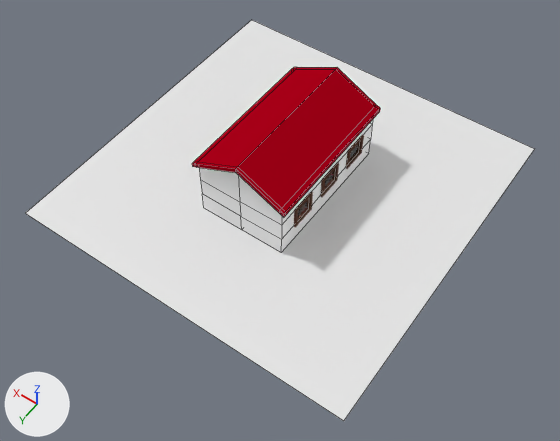
The Blender file 01-Models/ER_Fabrik.blend, before and after one commit.
One viewpoint serves both versions: a 50 mm camera at (-18.8, 27.3, 38.1) aimed at (-1.6, 3.1, 0.2). Lighting does not change. The marker at lower left points along +X, +Y and +Z. Mesh edges are drawn as thin lines on the coarser meshes.

The first picture shows 'Boden', 'Fenster', 'Wände und Dach'.
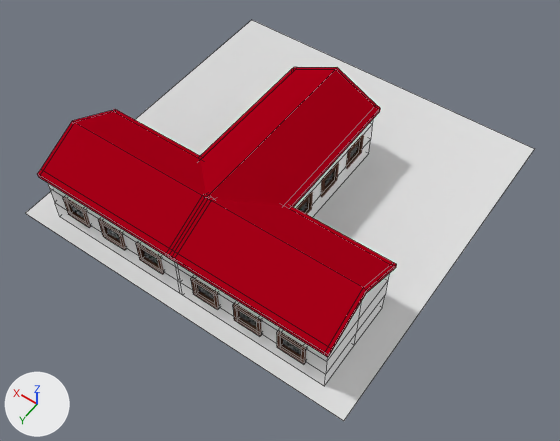
Changed parts and their boxes (x1, y1, x2, y2) in the pictures (560 x 441 px; the box of a moved part takes in the faces that stretch with it):
'Fenster.001', added (red)
    after: (37, 109, 397, 386)
    faces in mat_dach (red #aa0019): (37, 109, 397, 357)
    faces in mat_wand (white #ffffff): (48, 183, 389, 386)
    faces in mat_holz (brown #5a3d31): (63, 197, 306, 364)
    faces in mat_fenster: (68, 203, 301, 358)
'Wände und Dach', reshaped
    before: (192, 67, 380, 253)
    after: (200, 67, 380, 218)
part 1 of me_cube, moved or reshaped
    before: (192, 80, 374, 253)
    after: (200, 80, 374, 218)

What changed in the scene script:
```text
Change me_cube:
    where me_cube.from_pydata(...)  # 87 vertices, 68 faces; spans x -1.1..1.1, y -1.04..1.04, z -1.0..0.93
    used by ob_wände_und_dach; location = (0.0, 0.0, 3.0); scale = (3.0, 5.0, 3.0)
    me_cube part 1: all 29 vertices in x -1.1..1.1, y 1.0..1.04, z -1.0..0.93 are moved by (0.0, 0.5, 0.0)
Add me_cube_004:
    me_cube_004.from_pydata(...)  # 558 vertices, 532 faces; spans x -24.8..1.6, y -26.5..3.5, z -29.3..32.5
    # faces by material slot: [396, 48, 12, 72, 4]
    me_cube_004.materials.append(mat_holz)  # brown #5a3d31
    me_cube_004.materials.append(mat_wand)  # white #ffffff
    me_cube_004.materials.append(mat_fenster)
    me_cube_004.materials.append(mat_dach)  # red #aa0019
    me_cube_004.materials.append(mat_schwarz)  # black #000000
Add ob_fenster_001:
    ob_fenster_001 = bpy.data.objects.new('Fenster.001', me_cube_004)
    ob_fenster_001.location = (7.74, 4.87, 2.75)
    ob_fenster_001.rotation_euler = (0.0, 0.0, -1.571)  # degrees (0, 0, -90)
    ob_fenster_001.scale = (0.25, 0.675, 0.0938)
```
